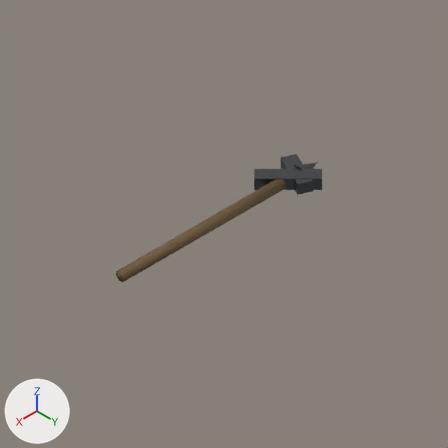
The Blender file tools/artgen/blend/lit_item_pickaxe.blend as it was, and as the next commit left it.
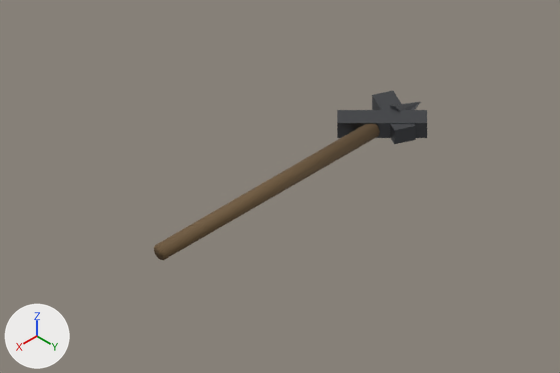
Each version is shown from the file's camera 'Cam', then close up on the part from 0% to 94% of the width and 19% to 82% of the height. Lighting does not change. The marker at lower left points along +X, +Y and +Z. The last two pictures show the newer version.

Script lines for the objects in view, before the commit:
```python
me_cone = bpy.data.meshes.new('Cone')
me_cone.from_pydata(...)  # a 12-sided cone pointing to +z spanning x -0.03..0.03, y -0.03..0.03, z -0.045..0.045
me_cone.materials.append(mat_krumpac_ocel)  # dark grey #616367
me_cube = bpy.data.meshes.new('Cube')
me_cube.from_pydata(...)  # a box spanning x -0.027..0.027, y -0.11..0.11, z -0.023..0.023
me_cube.materials.append(mat_krumpac_ocel)  # dark grey #616367
me_cube_001 = bpy.data.meshes.new('Cube.001')
me_cube_001.from_pydata(...)  # a box spanning x -0.027..0.027, y -0.08..0.08, z -0.021..0.021
me_cube_001.materials.append(mat_krumpac_ocel)  # dark grey #616367
me_cylinder = bpy.data.meshes.new('Cylinder')
me_cylinder.from_pydata(...)  # a 20-sided cylinder along z spanning x -0.021..0.021, y -0.021..0.021, z -0.37..0.37
me_cylinder.polygons.foreach_set('use_smooth', [True] * 22)
me_cylinder.materials.append(mat_krumpac_drevo)  # brown #6f583a
ob_krumpac_nos = bpy.data.objects.new('krumpac_nos', me_cube)
ob_krumpac_nos.location = (-0.295, 0.0, 0.03)
ob_krumpac_nos.rotation_euler = (0.0, 0.0, 0.785)  # degrees (0, 0, 45)
ob_krumpac_nos2 = bpy.data.objects.new('krumpac_nos2', me_cube_001)
ob_krumpac_nos2.location = (-0.335, 0.0, 0.03)
ob_krumpac_nos2.rotation_euler = (0.0, 0.0, -0.436)  # degrees (0, 0, -25)
ob_krumpac_topurko = bpy.data.objects.new('krumpac_topurko', me_cylinder)
ob_krumpac_topurko.location = (0.105, 0.0, 0.03)
ob_krumpac_topurko.rotation_euler = (1.571, -0.785, 1.571)  # degrees (90, -45, 90)
ob_krumpac_trn = bpy.data.objects.new('krumpac_trn', me_cone)
ob_krumpac_trn.location = (-0.385, 0.0, 0.03)
ob_krumpac_trn.rotation_euler = (0.0, -1.571, 0.0)  # degrees (0, -90, 0)
```
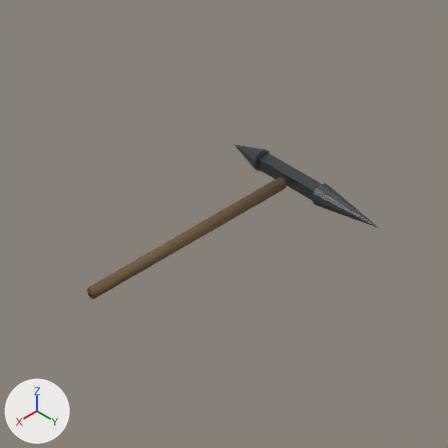
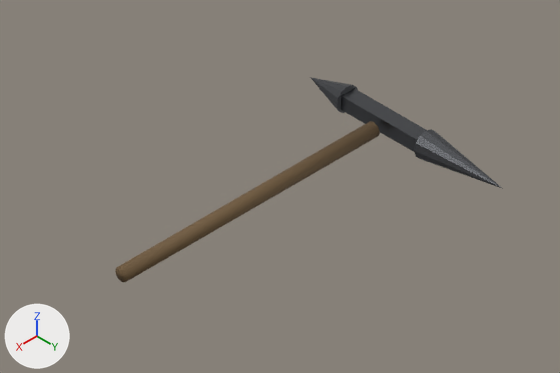
Where the newer file only moved an object's origin or applied its transform, the numbers keep the older frame.

Location of each change, (x1, y1, x2, y2) in pixels of the close-ups (560 x 373 px):
'krumpac_topurko', moved, rescaled (17% wider, 18% taller)
    before: (154, 124, 380, 260)
    after: (115, 121, 380, 282)
'krumpac_tyc', added
    after: (341, 88, 426, 152)
'krumpac_nos', deleted
    before: (337, 110, 427, 138)
'krumpac_hrot', added
    after: (414, 129, 503, 189)
'krumpac_nos2', deleted
    before: (372, 91, 416, 144)
'krumpac_hrot2', added
    after: (310, 77, 358, 113)
'krumpac_trn', deleted
    before: (390, 102, 421, 112)

Diff of the bpy script that builds the scene:
```diff
--- a/tools/artgen/blend/lit_item_pickaxe.blend.py
+++ b/tools/artgen/blend/lit_item_pickaxe.blend.py
@@ me_cylinder @@
 # used by ob_krumpac_topurko; location = (0.105, 0.0, 0.03); rotation_euler = (1.571, -0.785, 1.571), in degrees (90, -45, 90)
-me_cylinder.from_pydata(...)  # 40 vertices, 22 faces; spans x -0.021..0.021, y -0.021..0.021, z -0.37..0.37
+me_cylinder.from_pydata(...)  # 40 vertices, 22 faces; spans x -0.021..0.021, y -0.021..0.021, z -0.37..0.503
+# me_cylinder part 1: the whole mesh is scaled about its middle by (1, 1, 1.18), then moved by (0.0, 0.0, 0.067)
 me_cylinder.materials.append(mat_krumpac_drevo)
@@ me_cone_001 @@
+me_cone_001.from_pydata(...)  # a 12-sided cone pointing to +z spanning x -0.038..0.038, y -0.038..0.038, z -0.065..0.065
+me_cone_001.materials.append(mat_krumpac_ocel)  # dark grey #616367
@@ me_cone_1 @@
+me_cone_1.from_pydata(...)  # a 12-sided cone pointing to +z spanning x -0.04..0.04, y -0.04..0.04, z -0.135..0.135
+me_cone_1.materials.append(mat_krumpac_ocel)  # dark grey #616367
@@ me_cube_1 @@
+me_cube_1.from_pydata(...)  # a box spanning x -0.023..0.023, y -0.135..0.135, z -0.021..0.021
+me_cube_1.materials.append(mat_krumpac_ocel)  # dark grey #616367
@@ ob_krumpac_nos @@
-ob_krumpac_nos = bpy.data.objects.new('krumpac_nos', me_cube)
-ob_krumpac_nos.location = (-0.295, 0.0, 0.03)
-ob_krumpac_nos.rotation_euler = (0.0, 0.0, 0.785)  # degrees (0, 0, 45)
@@ ob_krumpac_nos2 @@
-ob_krumpac_nos2 = bpy.data.objects.new('krumpac_nos2', me_cube_001)
-ob_krumpac_nos2.location = (-0.335, 0.0, 0.03)
-ob_krumpac_nos2.rotation_euler = (0.0, 0.0, -0.436)  # degrees (0, 0, -25)
@@ ob_krumpac_trn @@
-ob_krumpac_trn = bpy.data.objects.new('krumpac_trn', me_cone)
-ob_krumpac_trn.location = (-0.385, 0.0, 0.03)
-ob_krumpac_trn.rotation_euler = (0.0, -1.571, 0.0)  # degrees (0, -90, 0)
@@ ob_krumpac_hrot2 @@
+ob_krumpac_hrot2 = bpy.data.objects.new('krumpac_hrot2', me_cone_001)
+ob_krumpac_hrot2.location = (-0.31, -0.2, 0.03)
+ob_krumpac_hrot2.rotation_euler = (1.571, 0.0, 0.0)  # degrees (90, 0, 0)
@@ ob_krumpac_hrot @@
+ob_krumpac_hrot = bpy.data.objects.new('krumpac_hrot', me_cone_1)
+ob_krumpac_hrot.location = (-0.31, 0.27, 0.03)
+ob_krumpac_hrot.rotation_euler = (-1.571, 0.0, 0.0)  # degrees (-90, 0, 0)
@@ ob_krumpac_tyc @@
+ob_krumpac_tyc = bpy.data.objects.new('krumpac_tyc', me_cube_1)
+ob_krumpac_tyc.location = (-0.31, 0.0, 0.03)
```
